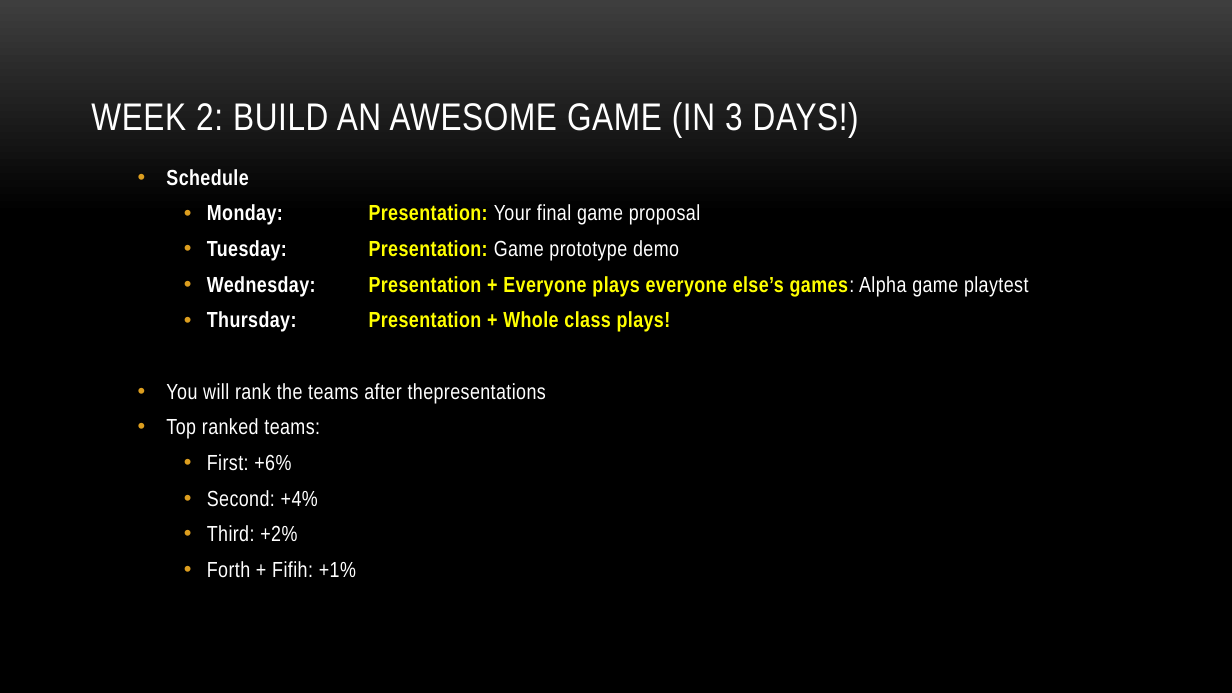
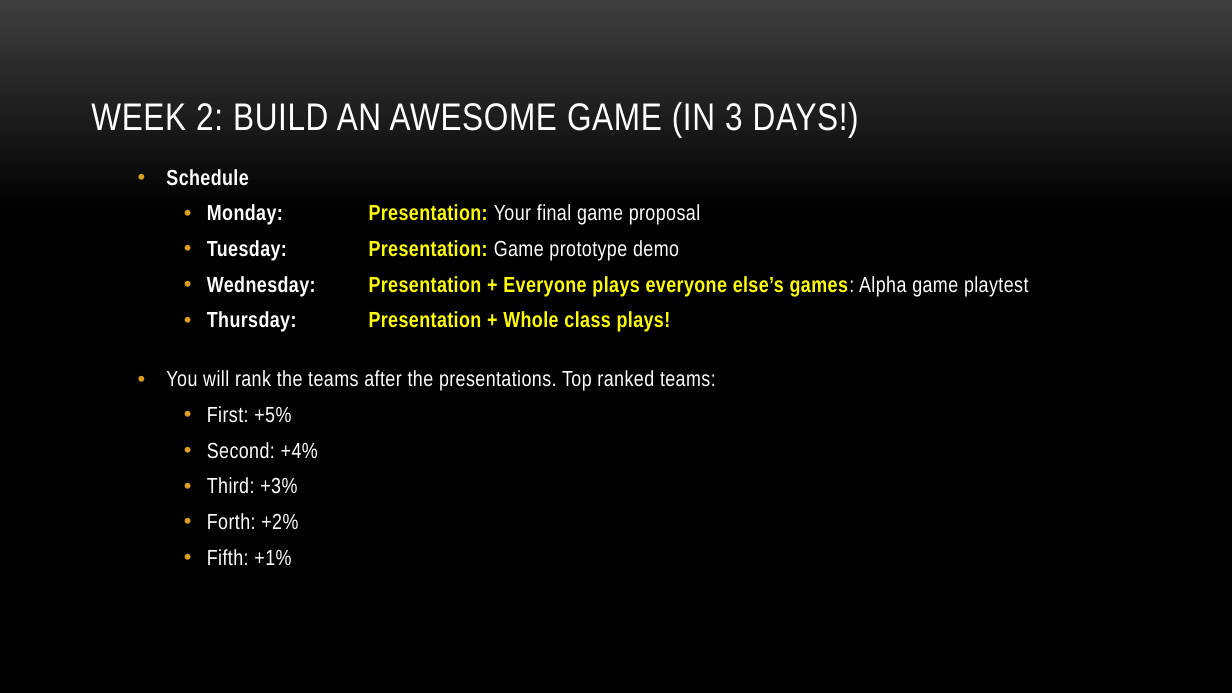
Before and after one commit to myuwbclasses/IntroGameDev-XJTU, a slide deck: slide 14 of PPT/Intro.pptx. Drawn at 1232x693 pixels with LibreOffice and Linux fonts; fonts in the diff are those of the drawing; background and template pictures are left out. Boxes give left, top, right and bottom in pixels: in the first picture for what was removed or moved away, otherwise in the second. Text is boxed around its words. In the diff, an @@ line names an element or a change of style, - is before the commit and + after.

```diff
--- a/PPT/Intro.pptx
+++ b/PPT/Intro.pptx
@@ text at [166, 370, 716, 423]: text changed @@
-  • You will rank the teams after thepresentations
-  • Top ranked teams:
-    • First: +6%
+  • You will rank the teams after the presentations. Top ranked teams:
+    • First: +5%
@@ text at [207, 477, 298, 565]: text changed @@
-    • Third: +2%
-    • Forth + Fifih: +1%
+    • Third: +3%
+    • Forth: +2%
+    • Fifth: +1%
```
Also in this commit, not shown: 1 other slide changed, 1 slide removed.
